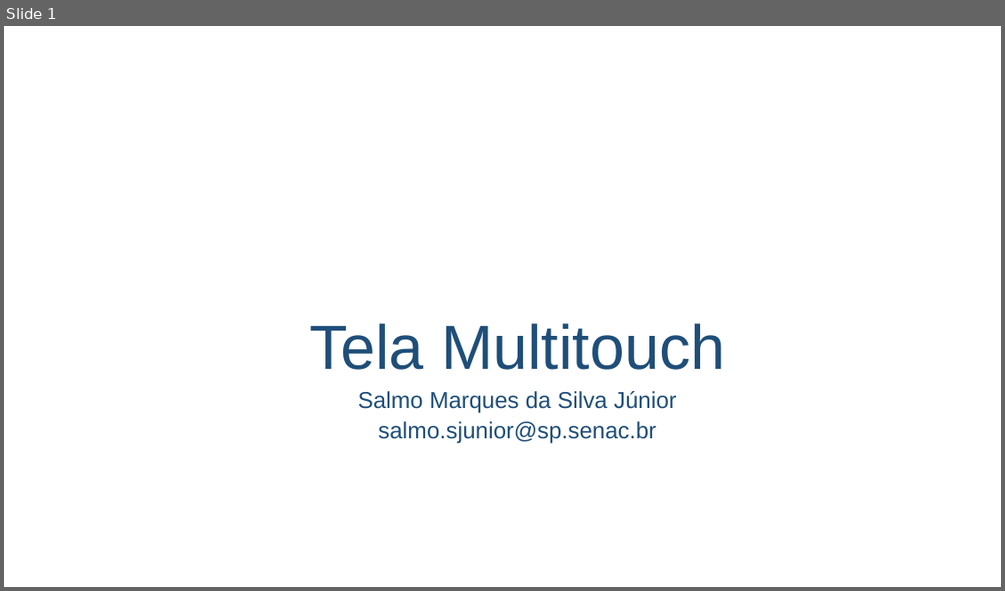
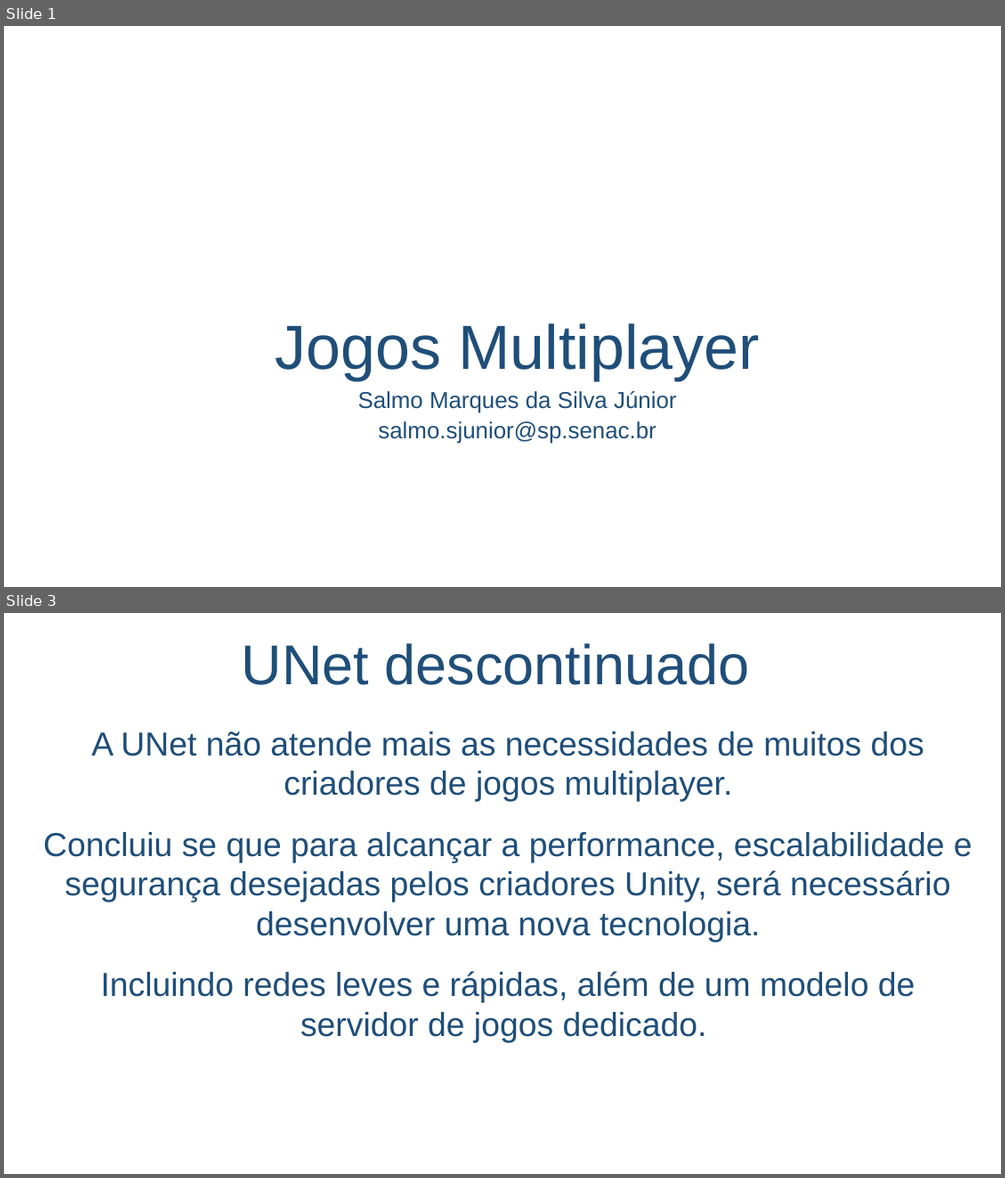
Before and after one commit to salmo-jr/public-slides, a slide deck: unity-multiplayer.pptx. Shown one above the other, each under a label of ours: slide 1 before the commit, slides 1 and 3 after it; the slides between them are not shown. The pictures are 1005x591 and 1005x1178 pixels, drawn with LibreOffice and Linux fonts; fonts in the diff are those of the drawing; background and template pictures are left out. Boxes give left, top, right and bottom in pixels: in the first picture for what was removed or moved away, otherwise in the second. Text is boxed around its words. In the diff, an @@ line names an element or a change of style, - is before the commit and + after.

```diff
--- a/unity-multiplayer.pptx
+++ b/unity-multiplayer.pptx
@@ slide 3 added at [4, 613, 1001, 1174], background picture (left out) @@
@@ title added at [242, 643, 750, 685], 54 pt, text #1F4E79 @@
+UNet descontinuado
@@ text added at [43, 731, 972, 1043], 32 pt, text #1F4E79 @@
+A UNet não atende mais as necessidades de muitos dos criadores de jogos multiplayer.
+Concluiu se que para alcançar a performance, escalabilidade e segurança desejadas pelos criadores Unity, será necessário desenvolver uma nova tecnologia.
+Incluindo redes leves e rápidas, além de um modelo de servidor de jogos dedicado.
@@ slide 1 changed as well @@
@@ title at [275, 323, 760, 380]: text changed @@
-Tela Multitouch
+Jogos Multiplayer
```
Also in this commit, not shown: 2 other slides changed, 2 slides removed.
